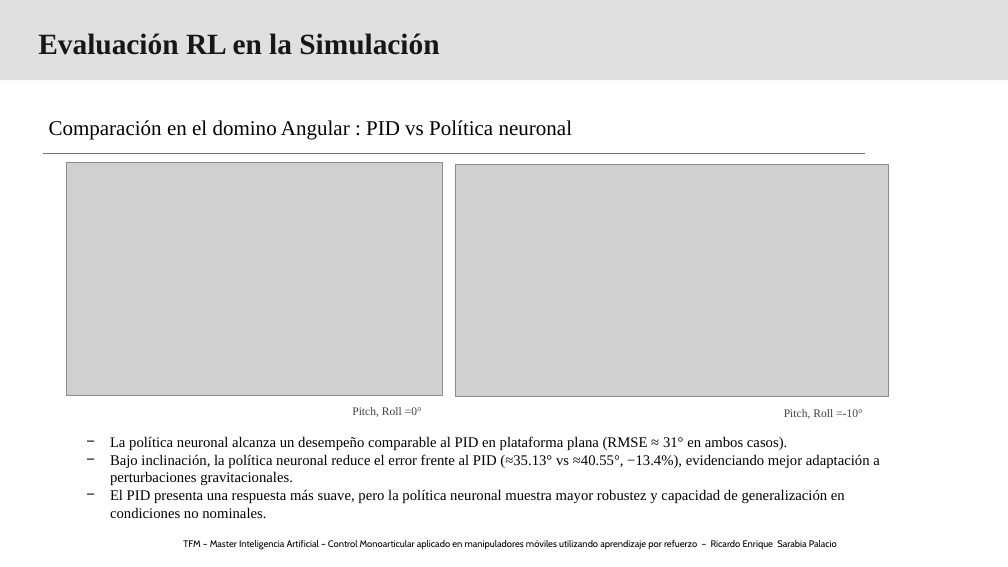
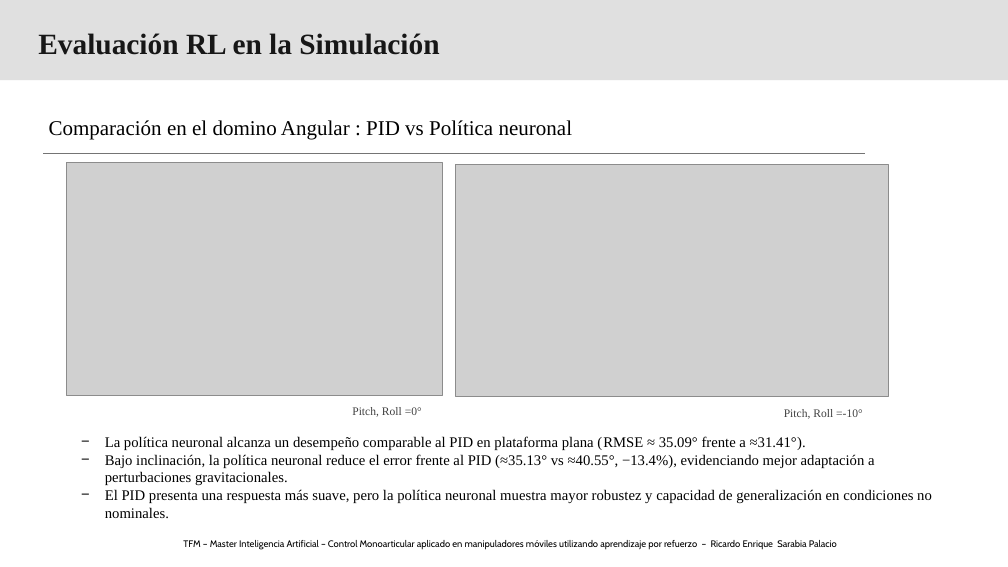
Before and after one commit to RichardSarabia/SimuladorBrazoLazaro_RLAgent_TFM_RicardoSarabia, a slide deck: slide 1 of Fase5/03_results/ComparacionPID_vs_Politica_F5.pptx. Drawn at 1008x567 pixels with LibreOffice and Linux fonts; fonts in the diff are those of the drawing; grey boxes stand for pictures; background and template pictures are left out. Boxes give left, top, right and bottom in pixels: in the first picture for what was removed or moved away, otherwise in the second. Text is boxed around its words. In the diff, an @@ line names an element or a change of style, - is before the commit and + after.

```diff
--- a/Fase5/03_results/ComparacionPID_vs_Politica_F5.pptx
+++ b/Fase5/03_results/ComparacionPID_vs_Politica_F5.pptx
@@ text at <box>105,436,806,450</box>: text changed @@
-− La política neuronal alcanza un desempeño comparable al PID en plataforma plana (RMSE ≈ 31° en ambos casos).
+− La política neuronal alcanza un desempeño comparable al PID en plataforma plana (RMSE ≈ 35.09° frente a ≈31.41°).
```
Also in this commit, not shown: 5 other files.
